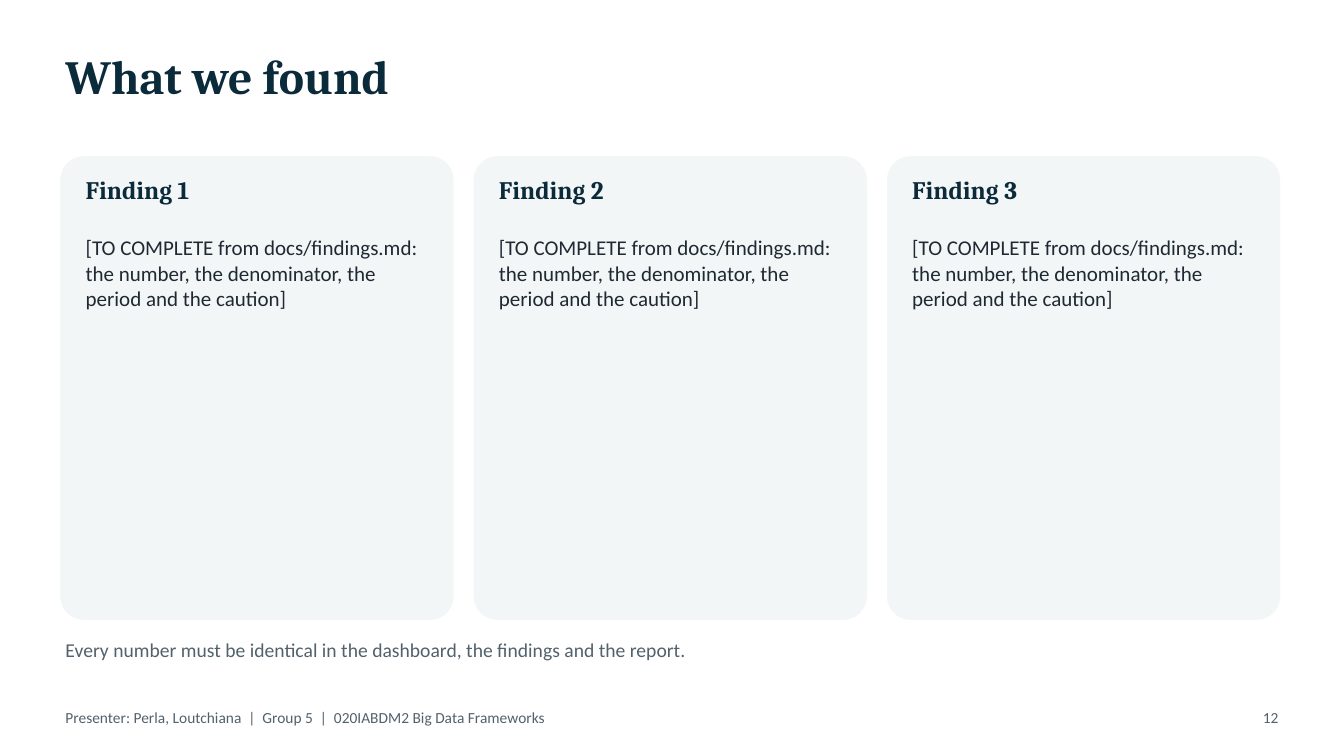
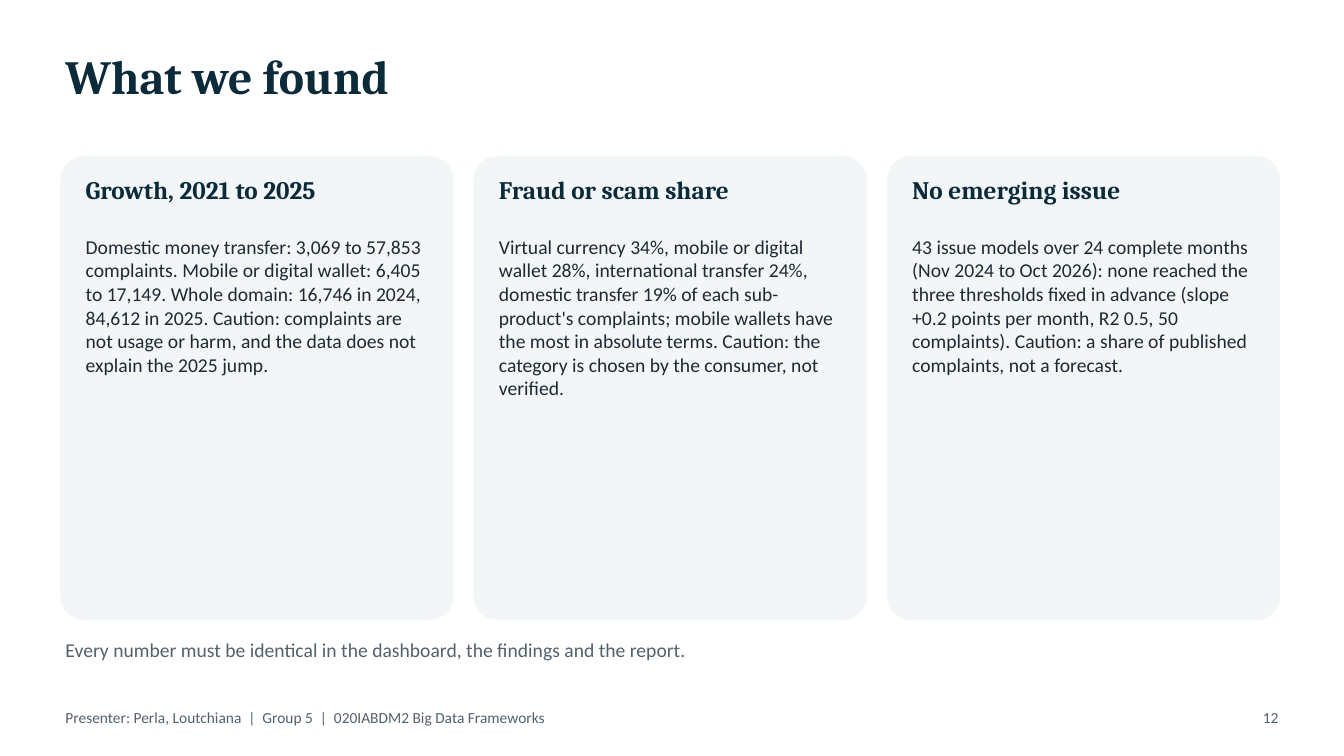
Before and after one commit to Joseph-Nasr-USJ/cfpb-money-transfers-platform, a slide deck: slide 12 of docs/presentation/slides_draft.pptx. Drawn at 1344x756 pixels with LibreOffice and Linux fonts; fonts in the diff are those of the drawing. Boxes give left, top, right and bottom in pixels: in the first picture for what was removed or moved away, otherwise in the second. Text is boxed around its words. In the diff, an @@ line names an element or a change of style, - is before the commit and + after.

Commit message:
Write the executive summary and the findings slide from the figures that are identical in the 24 November load and in docs/findings.md

```diff
--- a/docs/presentation/slides_draft.pptx
+++ b/docs/presentation/slides_draft.pptx
@@ text at <box>86,181,315,203</box>: text changed @@
-Finding 1
+Growth, 2021 to 2025
@@ text at <box>499,181,729,200</box>: text changed @@
-Finding 2
+Fraud or scam share
@@ text at <box>912,181,1120,205</box>: text changed @@
-Finding 3
+No emerging issue
@@ text at <box>86,240,421,376</box>: text changed; size 15 to 14 pt @@
-[TO COMPLETE from docs/findings.md: the number, the denominator, the period and the caution]
+Domestic money transfer: 3,069 to 57,853 complaints. Mobile or digital wallet: 6,405 to 17,149. Whole domain: 16,746 in 2024, 84,612 in 2025. Caution: complaints are not usage or harm, and the data does not explain the 2025 jump.
@@ text at <box>499,240,833,395</box>: text changed; size 15 to 14 pt @@
-[TO COMPLETE from docs/findings.md: the number, the denominator, the period and the caution]
+Virtual currency 34%, mobile or digital wallet 28%, international transfer 24%, domestic transfer 19% of each sub-product's complaints; mobile wallets have the most in absolute terms. Caution: the category is chosen by the consumer, not verified.
@@ text at <box>912,240,1248,375</box>: text changed; size 15 to 14 pt @@
-[TO COMPLETE from docs/findings.md: the number, the denominator, the period and the caution]
+43 issue models over 24 complete months (Nov 2024 to Oct 2026): none reached the three thresholds fixed in advance (slope +0.2 points per month, R2 0.5, 50 complaints). Caution: a share of published complaints, not a forecast.
```
Also in this commit, not shown: 3 other files.
